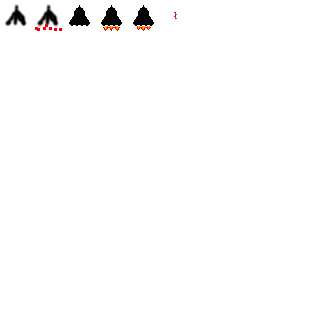
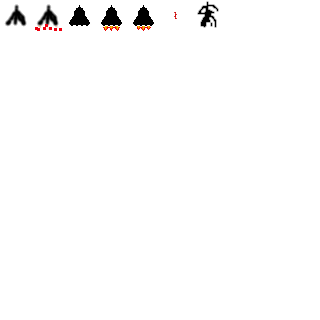
Two versions of the same layered image (320px x 320px). Layer-by-layer changes:
painted on "Layer" over [197, 1, 219, 28]
